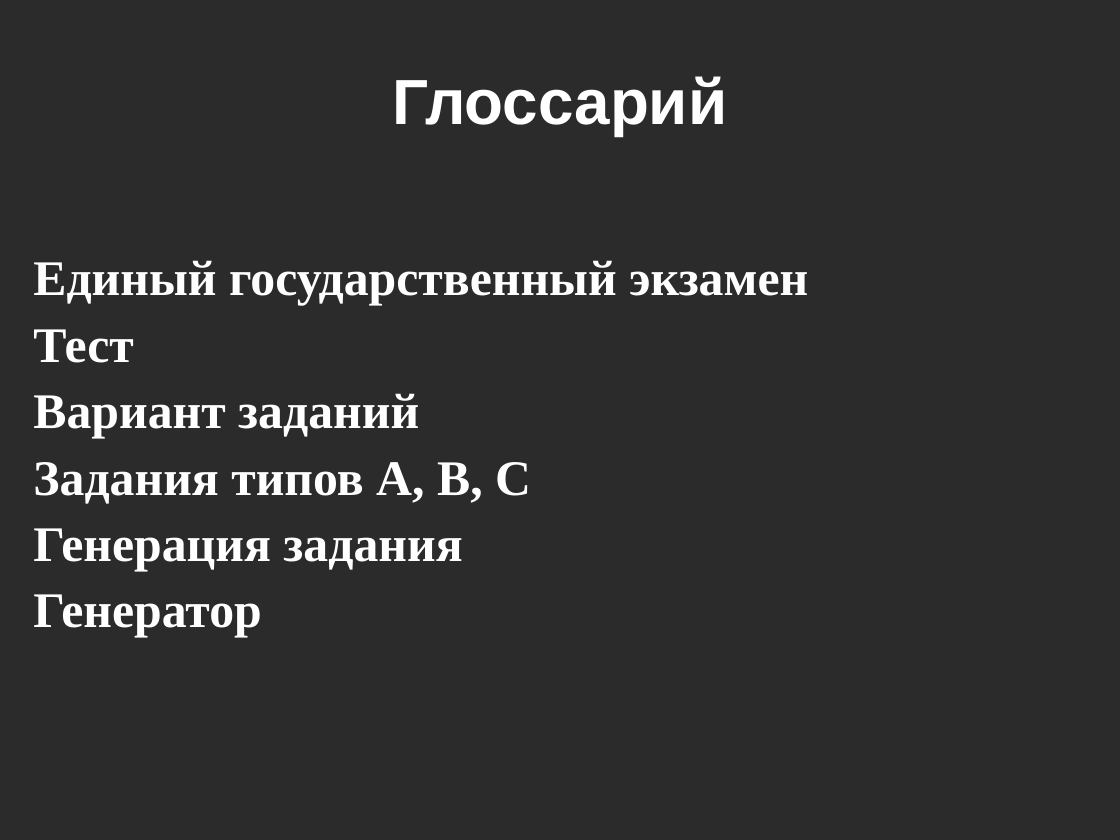
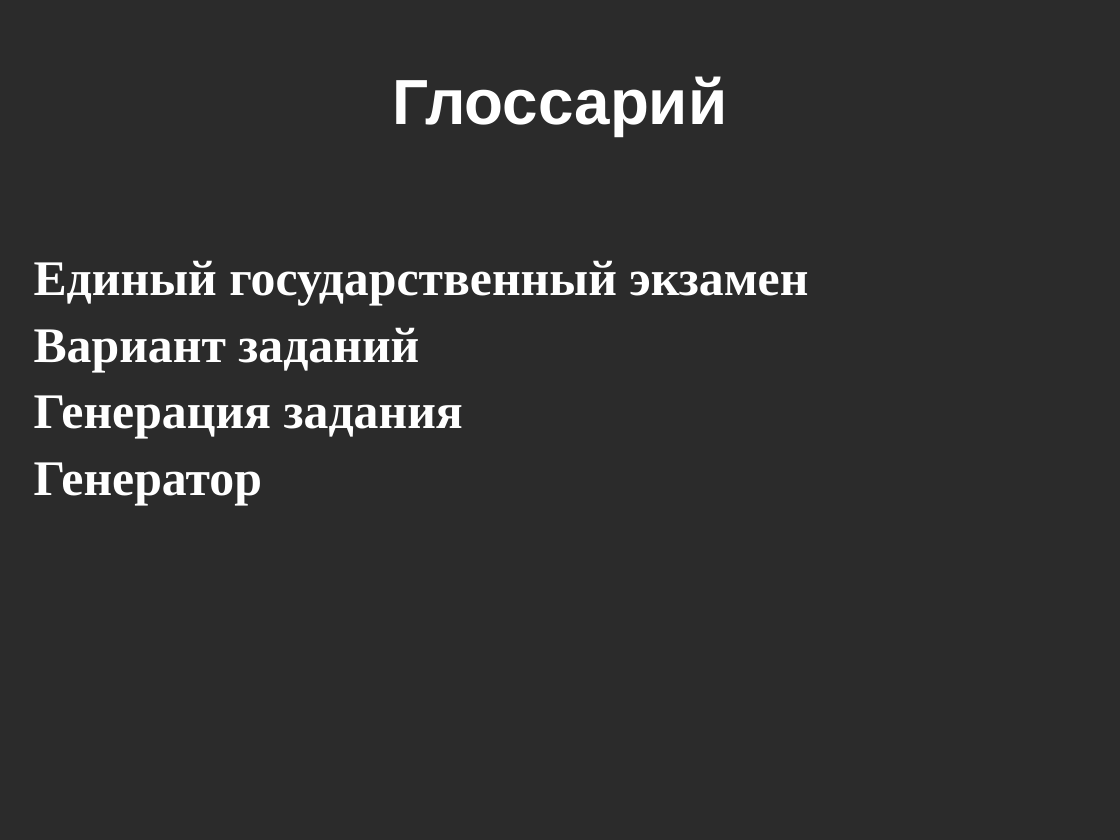
Before and after one commit to kevroletin/Coursework, a slide deck: slide 2 of 236_Кевролетин_презентация.ppt. Drawn at 1120x840 pixels with LibreOffice and Linux fonts; fonts in the diff are those of the drawing; background and template pictures are left out; a plain dark background stands for a picture behind light text. Boxes give left, top, right and bottom in pixels: in the first picture for what was removed or moved away, otherwise in the second. Text is boxed around its words. In the diff, an @@ line names an element or a change of style, - is before the commit and + after.

```diff
--- a/236_Кевролетин_презентация.ppt
+++ b/236_Кевролетин_презентация.ppt
@@ text at (33,329,134,363): paragraph removed @@
-Тест
@@ text at (33,462,531,504): paragraph removed @@
-Задания типов А, В, С
```
Also in this commit, not shown: 9 other slides changed, 3 slides removed, 3 other files.
